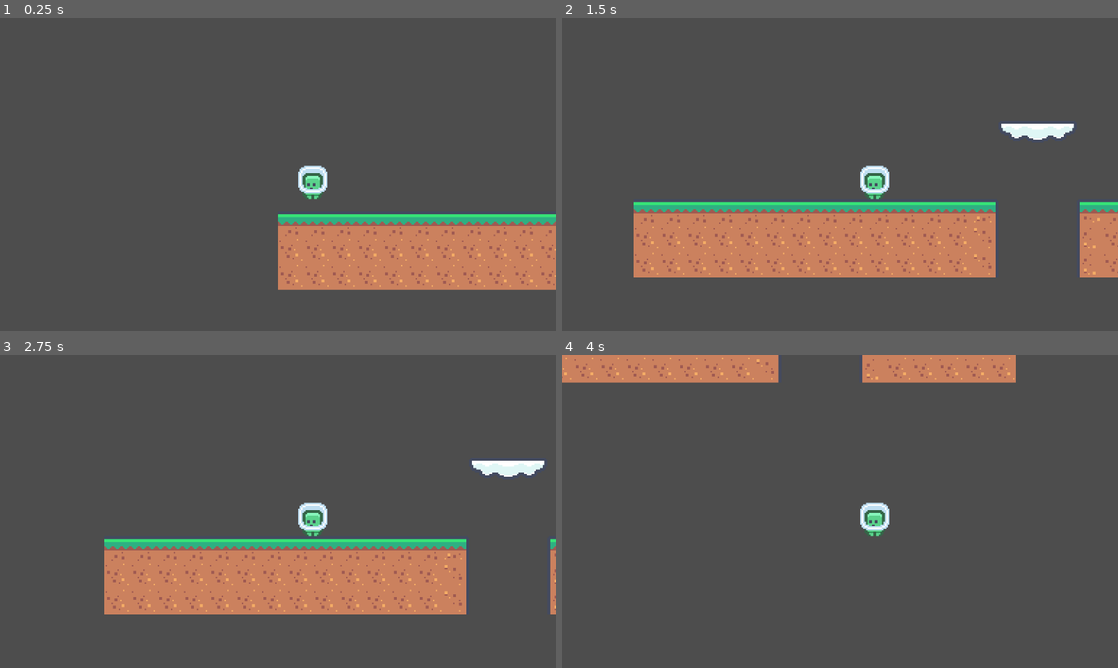
Above: before the commit, frames 1-4 (two rows, left to right).
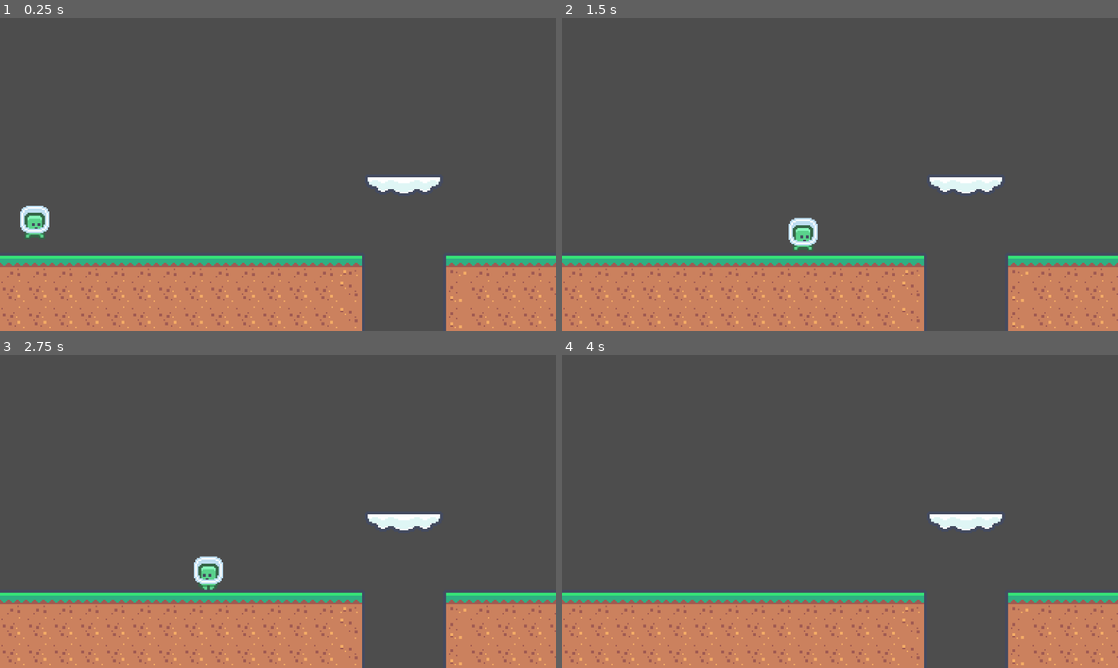
Above: after the commit, the same moments.

Repository: Creekside-Programming/example-platformer
Game: Godot game, scene res://scenes/main.tscn
Same seed, same stepped clock (60 frames per second), same inputs: the game is played once before the commit and once after it.
Inputs:
- Up to frame 1 (0.25 s): no input
- Up to frame 2 (1.5 s): tap Enter (ui_accept) at 0.5, 0.77 s; hold Right (ui_right) from 0.53 s (still down)
- Up to frame 3 (2.75 s): tap Enter (ui_accept) at 1.52 s; release Right (ui_right) at 2.03 s; hold Left (ui_left) from 2.03 s (still down)
- Up to frame 4 (4 s): release Left (ui_left) at 2.78 s; hold Right (ui_right) from 2.78 s (still down); tap Enter (ui_accept) at 3.02, 3.77 s

The runs differ from the first frame. In frame 1, 28% of the frame differs, in the area x 0-100%, y 47-100%; in frame 2, 34%, in the area x 0-100%, y 33-100%; in frame 3, 33%; in frame 4, 27%.

Commit message:
add animation to the player

Diff:
--- a/scenes/main.tscn
+++ b/scenes/main.tscn
@@ -2,9 +2,6 @@
 
 [ext_resource type="PackedScene" uid="uid://b6xa262g1hapk" path="res://scenes/player.tscn" id="1_o5qli"]
 [ext_resource type="Texture2D" uid="uid://byxt30yrvw5q4" path="res://sprites/world/tilemap.png" id="2_0wfyh"]
-
-[sub_resource type="WorldBoundaryShape2D" id="WorldBoundaryShape2D_k1eu7"]
-distance = -426.0
 
 [sub_resource type="TileSetAtlasSource" id="TileSetAtlasSource_sugp2"]
 resource_name = "world"
@@ -232,19 +229,22 @@
 physics_layer_0/collision_layer = 1
 sources/0 = SubResource("TileSetAtlasSource_sugp2")
 
+[sub_resource type="WorldBoundaryShape2D" id="WorldBoundaryShape2D_k1eu7"]
+normal = Vector2(1, 0)
+
 [node name="Main" type="Node2D" unique_id=282593818]
 
 [node name="Player" parent="." unique_id=379492877 instance=ExtResource("1_o5qli")]
 position = Vector2(24, -103)
-
-[node name="Camera2D" type="Camera2D" parent="Player" unique_id=966110036]
-position = Vector2(-24, -5)
-
-[node name="StaticBody2D" type="StaticBody2D" parent="." unique_id=322559916]
-
-[node name="CollisionShape2D" type="CollisionShape2D" parent="StaticBody2D" unique_id=1793713941]
-shape = SubResource("WorldBoundaryShape2D_k1eu7")
 
 [node name="World" type="TileMapLayer" parent="." unique_id=105403102]
 tile_map_data = PackedByteArray("AAAAAP//AAACAAYAAAABAP//AAACAAYAAAACAP//AAACAAYAAAADAP//AAACAAYAAAAEAP//AAACAAYAAAAFAP …(928 unchanged characters)…
 tile_set = SubResource("TileSet_k1eu7")
+
+[node name="Camera2D" type="Camera2D" parent="." unique_id=966110036]
+position = Vector2(192, -108)
+
+[node name="WorldBoundary" type="StaticBody2D" parent="." unique_id=1721645944]
+
+[node name="CollisionShape2D" type="CollisionShape2D" parent="WorldBoundary" unique_id=82200100]
+shape = SubResource("WorldBoundaryShape2D_k1eu7")
--- a/scenes/player.tscn
+++ b/scenes/player.tscn
@@ -5,14 +5,60 @@
 
 [sub_resource type="CircleShape2D" id="CircleShape2D_k1eu7"]
 
+[sub_resource type="AtlasTexture" id="AtlasTexture_g2els"]
+atlas = ExtResource("2_g2els")
+region = Rect2(0, 0, 24, 24)
+
+[sub_resource type="AtlasTexture" id="AtlasTexture_qlg0r"]
+atlas = ExtResource("2_g2els")
+region = Rect2(24, 0, 24, 24)
+
+[sub_resource type="AtlasTexture" id="AtlasTexture_qhqgy"]
+atlas = ExtResource("2_g2els")
+region = Rect2(0, 0, 24, 24)
+
+[sub_resource type="AtlasTexture" id="AtlasTexture_dqkch"]
+atlas = ExtResource("2_g2els")
+region = Rect2(24, 0, 24, 24)
+
+[sub_resource type="SpriteFrames" id="SpriteFrames_k1eu7"]
+animations = [{
+"frames": [{
+"duration": 1.0,
+"texture": SubResource("AtlasTexture_g2els")
+}],
+"loop": 1,
+"name": &"idle",
+"speed": 5.0
+}, {
+"frames": [{
+"duration": 1.0,
+"texture": SubResource("AtlasTexture_qlg0r")
+}],
+"loop": 1,
+"name": &"jump",
+"speed": 5.0
+}, {
+"frames": [{
+"duration": 1.0,
+"texture": SubResource("AtlasTexture_qhqgy")
+}, {
+"duration": 1.0,
+"texture": SubResource("AtlasTexture_dqkch")
+}],
+"loop": 1,
+"name": &"walk",
+"speed": 5.0
+}]
+
 [node name="Player" type="CharacterBody2D" unique_id=379492877]
 script = ExtResource("1_g2els")
-
-[node name="Sprite2D" type="Sprite2D" parent="." unique_id=285151325]
-texture = ExtResource("2_g2els")
-region_enabled = true
-region_rect = Rect2(0, 0, 24, 24)
 
 [node name="CollisionShape2D" type="CollisionShape2D" parent="." unique_id=2041682442]
 position = Vector2(0, 2)
 shape = SubResource("CircleShape2D_k1eu7")
+
+[node name="AnimatedSprite2D" type="AnimatedSprite2D" parent="." unique_id=1210989085]
+sprite_frames = SubResource("SpriteFrames_k1eu7")
+animation = &"idle"
+flip_h = true
--- a/scripts/player.gd
+++ b/scripts/player.gd
@@ -1,9 +1,9 @@
 extends CharacterBody2D
-
 
 const SPEED = 150.0
 const JUMP_VELOCITY = -300.0
 
+@onready var sprite: AnimatedSprite2D = $AnimatedSprite2D
 
 func _physics_process(delta: float) -> void:
 	# Add the gravity.
@@ -19,7 +19,17 @@
 	var direction := Input.get_axis("ui_left", "ui_right")
 	if direction:
 		velocity.x = direction * SPEED
+		if direction < 0:
+			sprite.flip_h = false
+		else:
+			sprite.flip_h = true
+		sprite.play("walk")
 	else:
 		velocity.x = move_toward(velocity.x, 0, SPEED)
+		sprite.play("idle")
+
+	# play jumping animation if we are not on the floor
+	if not is_on_floor():
+		sprite.play("jump")
 
 	move_and_slide()
